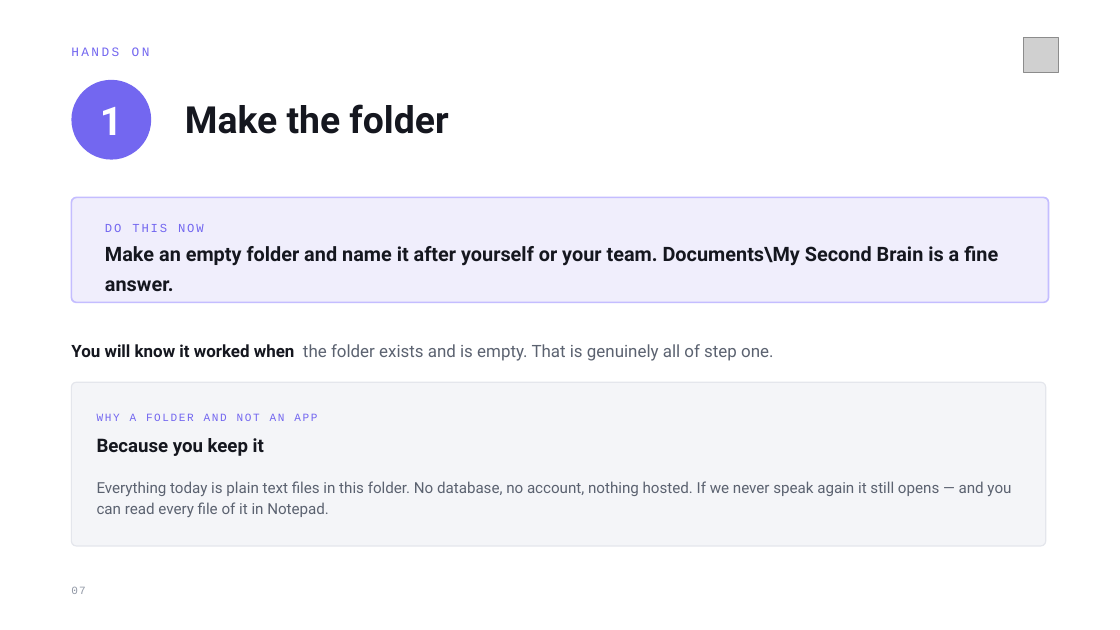
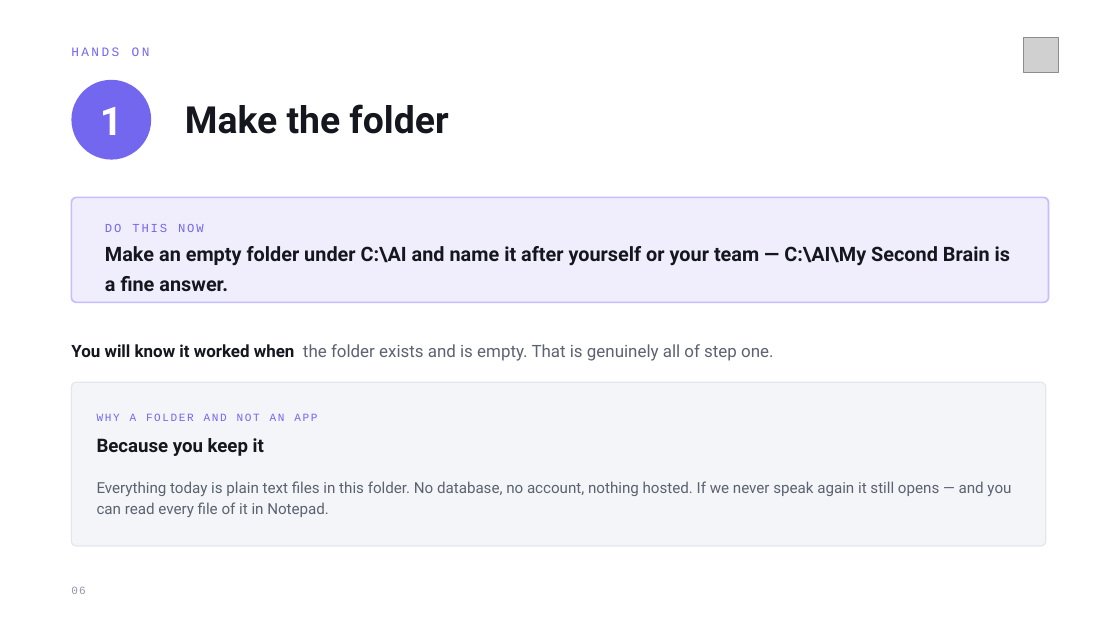
Before and after one commit to MeshPro-iPaaS/ai-ops-framework, a slide deck: slide 6 of docs/Your AI Second Brain — a hands-on hour.pptx (slide 7 before the commit). Drawn at 1120x630 pixels with LibreOffice and Linux fonts; fonts in the diff are those of the drawing; grey boxes stand for pictures. Boxes give left, top, right and bottom in pixels: in the first picture for what was removed or moved away, otherwise in the second. Text is boxed around its words. In the diff, an @@ line names an element or a change of style, - is before the commit and + after.

```diff
--- a/docs/Your AI Second Brain — a hands-on hour.pptx
+++ b/docs/Your AI Second Brain — a hands-on hour.pptx
@@ text at [105, 246, 1010, 291]: text changed @@
-Make an empty folder and name it after yourself or your team. Documents\My Second Brain is a fine answer.
+Make an empty folder under C:\AI and name it after yourself or your team — C:\AI\My Second Brain is a fine answer.
@@ text at [71, 587, 85, 594]: text changed @@
-07
+06
```
Also in this commit, not shown: 13 other slides changed, 1 slide removed, 4 other files.
